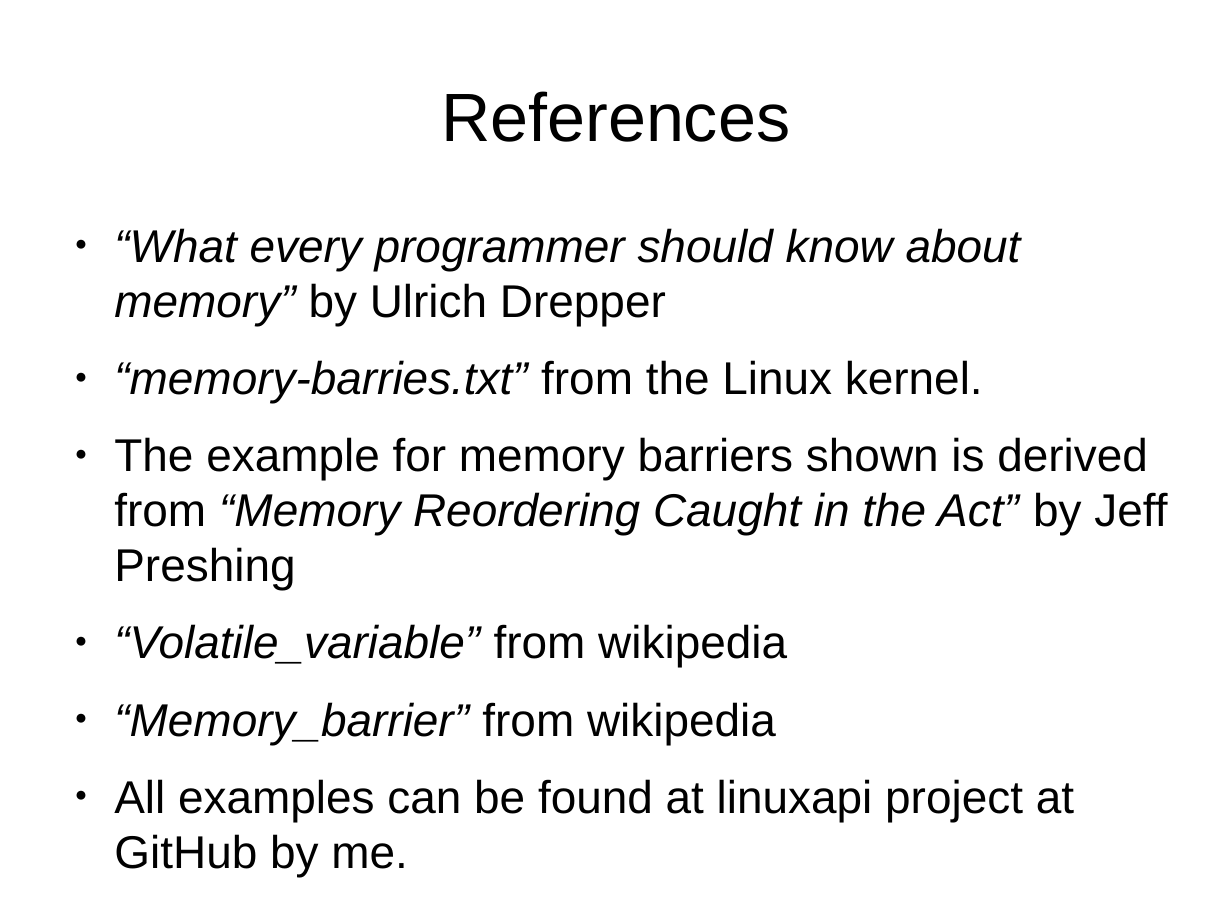
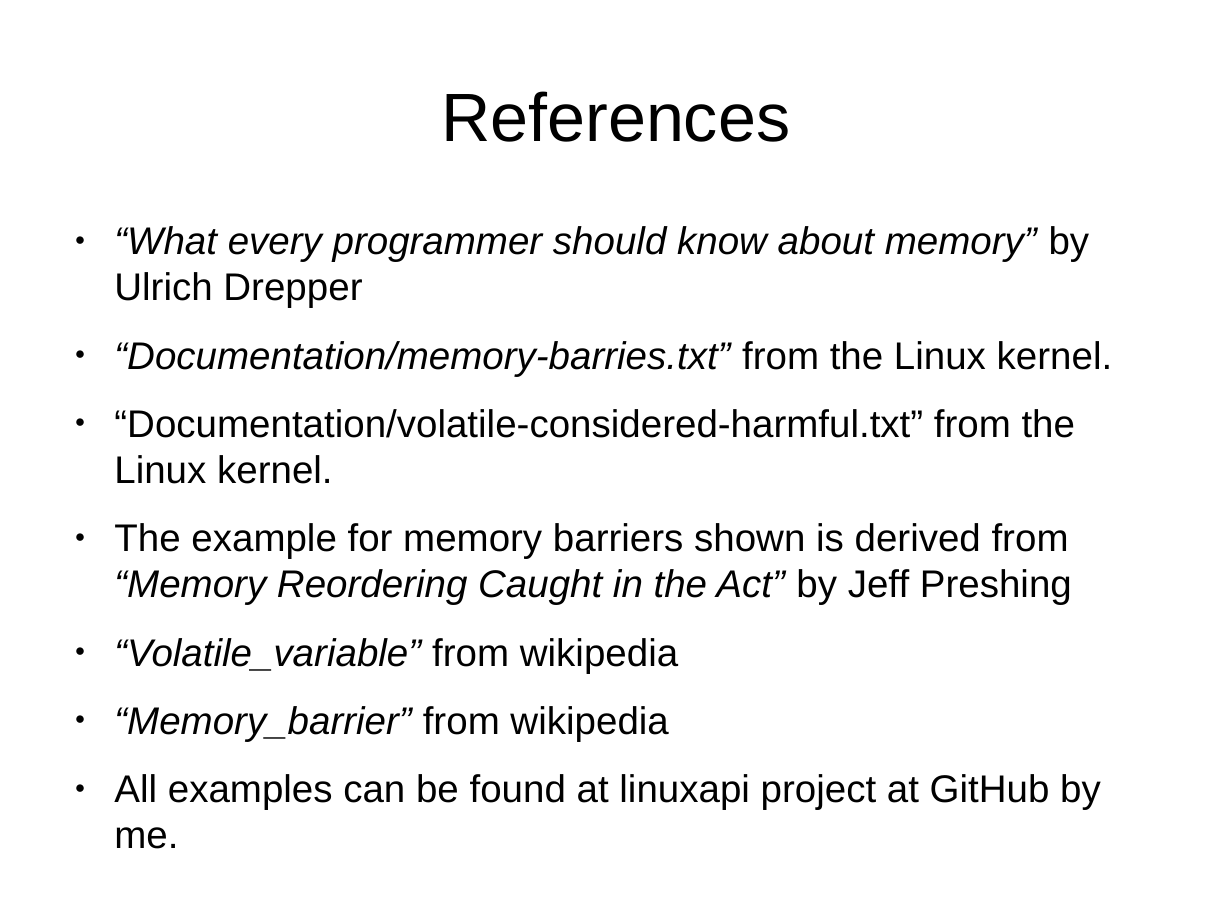
Before and after one commit to veltzer/demos-linux, a slide deck: slide 11 of doc/odp/volatile.odp. Drawn at 1232x924 pixels with LibreOffice and Linux fonts; fonts in the diff are those of the drawing. Boxes give left, top, right and bottom in pixels: in the first picture for what was removed or moved away, otherwise in the second. Text is boxed around its words. In the diff, an @@ line names an element or a change of style, - is before the commit and + after.

```diff
--- a/doc/odp/volatile.odp
+++ b/doc/odp/volatile.odp
@@ text at box(114, 226, 1101, 849): size 29.6 to 24.8 pt in "“What every programmer should know about memory” ...", "The example for memory barriers shown is ...", "“Volatile_variable” from wikipedia", "“Memory_barrier” from wikipedia" and 1 more places @@
@@ text at box(114, 341, 1113, 484): text changed; size 29.6 to 24.8 pt; italic off @@
-● “memory-barries.txt” from the Linux kernel.
+● “Documentation/memory-barries.txt” from the Linux kernel.
+● “Documentation/volatile-considered-harmful.txt” from the Linux kernel.
```
Also in this commit, not shown: 1 other slide changed, 1 other file.
